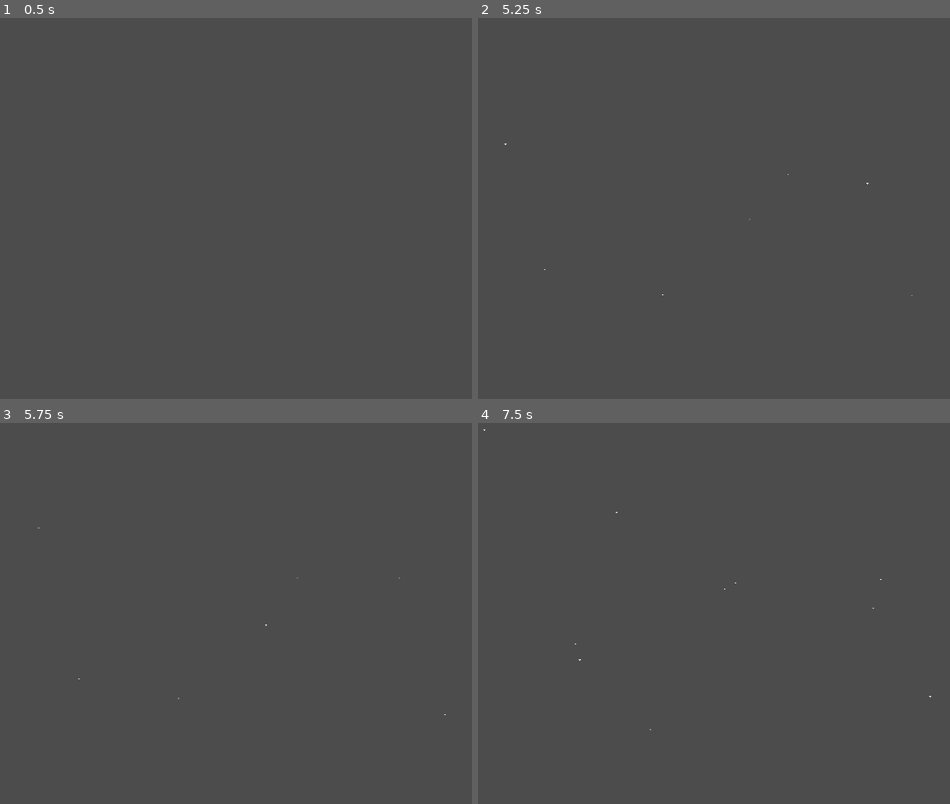
Above: before the commit, frames 1-4 (two rows, left to right).
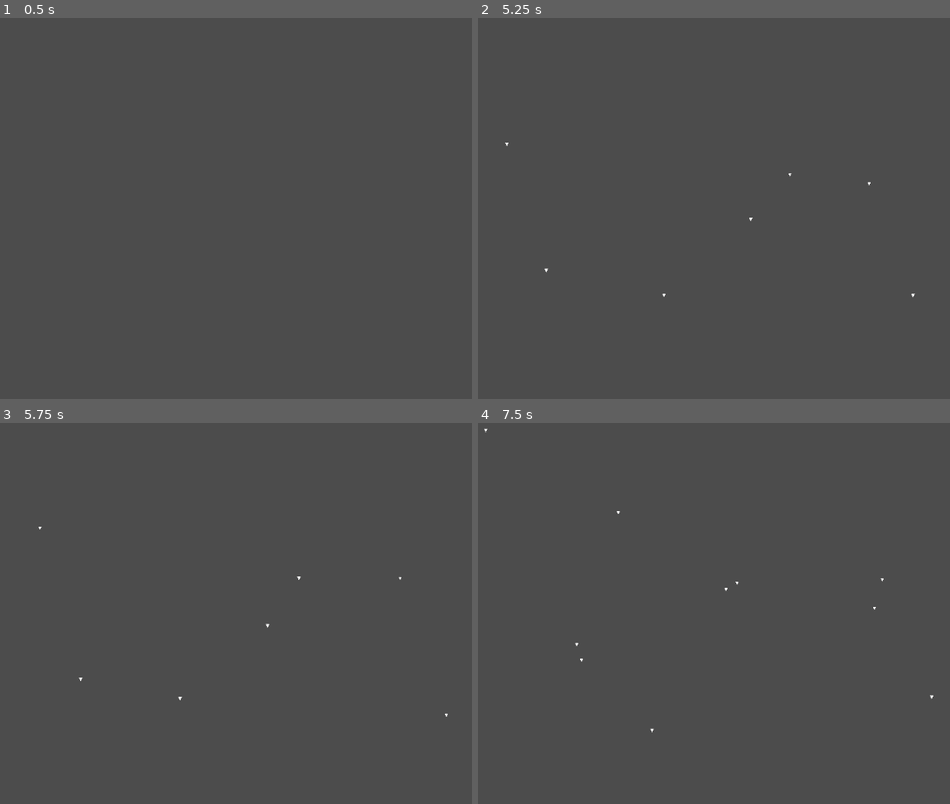
Above: after the commit, the same moments.

Repository: ludum-rlyeh/LD45Nothing
Game: Godot game, scene res://scenes/Main.tscn
Two runs of this game, one before a commit and one after it. Both use one fixed random seed, a clock stepped at 60 frames per second and the inputs below.
Inputs (mouse positions are in pixels of both pictures, inside the frame that each line leads up to):
- Up to frame 1 (0.5 s): no input
- Up to frame 2 (5.25 s): tap Enter at 0.5, 2, 4.25 s; move the mouse to (869, 197) at 0.52 s; click (869, 197) at 0.6 s; tap Space at 1.25, 2.75 s; move the mouse to (577, 238) at 1.27 s; click (577, 238) at 1.35 s; move the mouse to (784, 128) at 2.02 s; click (784, 128) at 2.1 s; move the mouse to (680, 299) at 2.77 s; click (680, 299) at 2.85 s; move the mouse to (921, 277) at 3.52 s; click (921, 277) at 3.6 s; move the mouse to (506, 155) at 4.27 s; click (506, 155) at 4.35 s; move the mouse to (747, 216) at 5.02 s; click (747, 216) at 5.1 s
- Up to frame 3 (5.75 s): no input
- Up to frame 4 (7.5 s): move the mouse to (610, 522) at 5.77 s; click (610, 522) at 5.85 s; move the mouse to (869, 602) at 6.52 s; click (869, 602) at 6.6 s; move the mouse to (577, 643) at 7.27 s; click (577, 643) at 7.35 s

Frame 1 is identical in both runs. In frame 2, less than 0.1% of the frame differs, in the area x 5-93%, y 32-74%; in frame 3, less than 0.1%; in frame 4, less than 0.1%, in the area x 1-97%, y 1-82%.

Commit message:
debug point position

Diff:
--- a/scenes/especes/Boid.tscn
+++ b/scenes/especes/Boid.tscn
@@ -1,7 +1,7 @@
 [gd_scene load_steps=3 format=2]
 
 [ext_resource path="res://scripts/especes/Boid.gd" type="Script" id=1]
-[ext_resource path="res://assets/sounds/shamisen01.ogg" type="AudioStream" id=2]
+[ext_resource path="res://assets/sounds/shamisenD.ogg" type="AudioStream" id=2]
 
 [node name="Boid" type="Node2D"]
 script = ExtResource( 1 )
--- a/scripts/especes/point.gd
+++ b/scripts/especes/point.gd
@@ -17,7 +17,7 @@
 var SPEED = SPEED_MAX - BRAKE
 var ANGLE_SMOOTH = 0.0
 
-var TARGET = self.position
+var TARGET
 var BEGIN = Vector2(0.0, 0.0)
 var DISTANCE_MIN = 50.0
 var DISTANCE_TARGET = 15.0
@@ -158,12 +158,12 @@
 
 func build(var points) :
 
-#	var poly = [Vector2(0,0), Vector2(5,0), Vector2(2.5,5)]
-	if len(points) == 1 :
-		points.append(points[0]+Vector2(3.0,0.0))
-		points.append(points[0]+Vector2(1.5,1.5))
-	print(points)
-	POINTS = points
+	var box = Utils.getBBox(points)
+	self.position = box.position
+	var poly = [Vector2(0,0), Vector2(5,0), Vector2(2.5,5)]
+
+	POINTS = poly
+	TARGET = self.position
 
 	self.set_polygon(POINTS)
 
